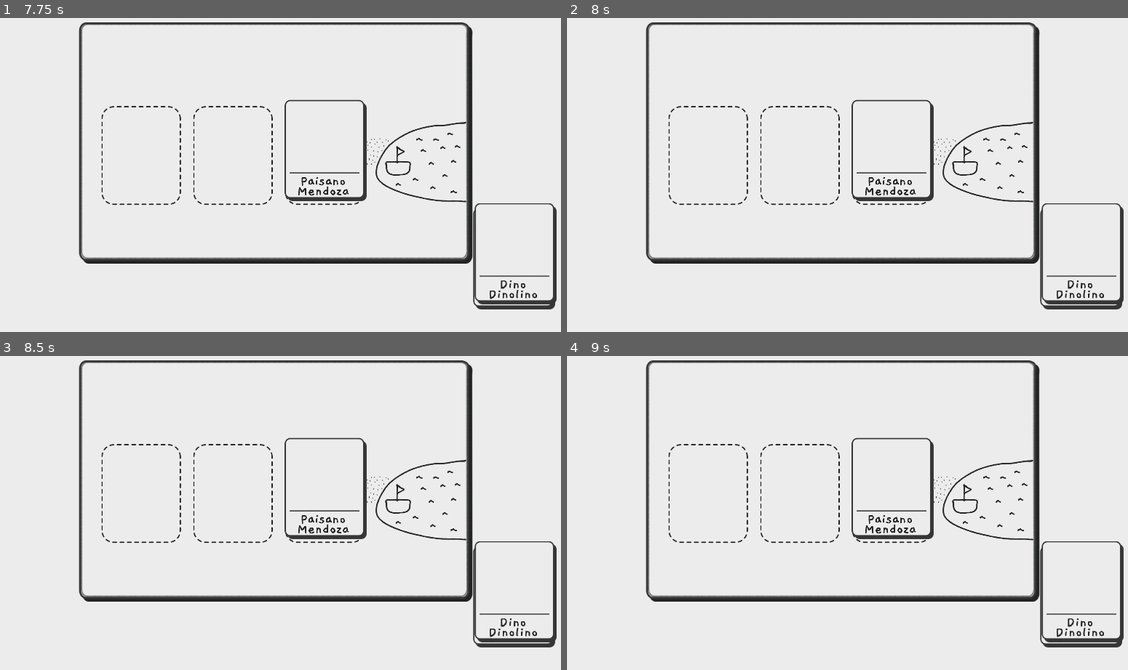
Above: before the commit, frames 1-4 (two rows, left to right).
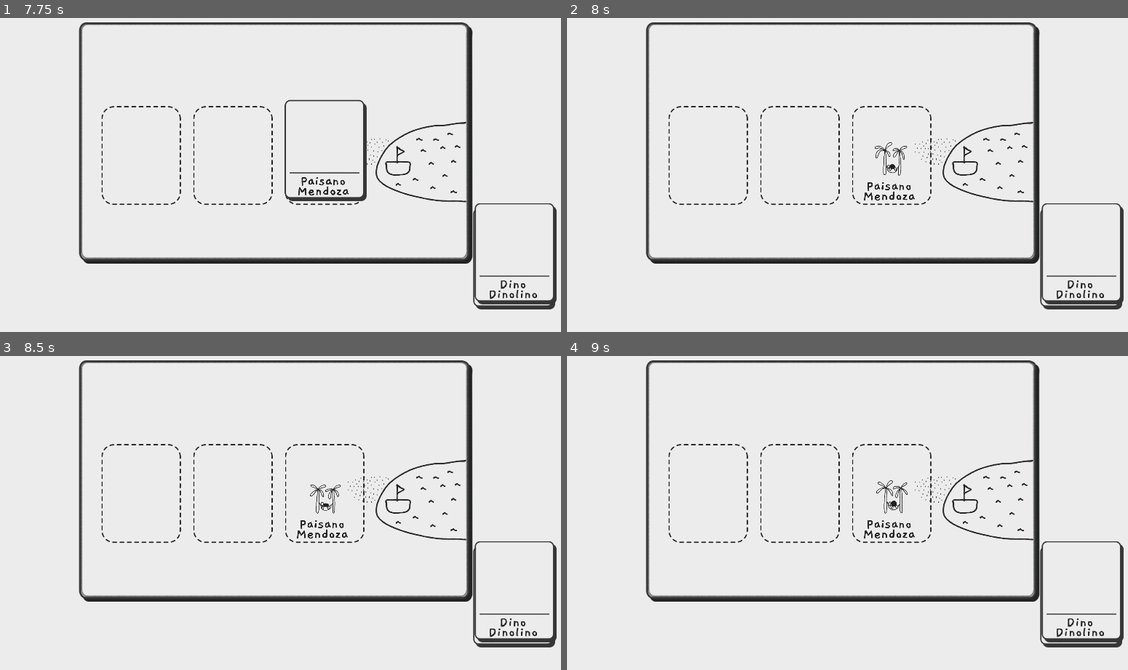
Above: after the commit, the same moments.

Repository: Perro-Viejo/los-cuentos-de-vampichoco
Game: Godot game, scene res://src/Levels/Level1.tscn
The game is run twice, just before and just after one commit, with the same random seed, the same clock (stepped at 60 frames per second) and the same inputs.
Inputs (mouse positions are in pixels of both pictures, inside the frame that each line leads up to):
- Up to frame 1 (7.75 s): tap Enter at 0.5, 2.75, 4.25 s; drag from (44, 266) to (140, 156) at 0.52 s; drag from (269, 275) to (140, 156) at 1.27 s; tap Space at 2, 3.5, 5 s; move the mouse to (510, 262) at 2.02 s; click (510, 262) at 2.17 s; drag from (246, 237) to (235, 156) at 2.77 s; move the mouse to (448, 218) at 3.52 s; click (448, 218) at 3.67 s; drag from (100, 121) to (516, 259) at 4.27 s; move the mouse to (302, 171) at 5.02 s; click (302, 171) at 5.17 s; drag from (190, 90) to (516, 253) at 5.77 s; move the mouse to (403, 156) at 6.52 s; click (403, 156) at 6.67 s; drag from (157, 187) to (325, 156) at 7.27 s
- Up to frame 2 (8 s): no input
- Up to frame 3 (8.5 s): move the mouse to (336, 437) at 8.02 s; click (336, 437) at 8.17 s
- Up to frame 4 (9 s): drag from (813, 575) to (1083, 597) at 8.77 s

Frame 1 is identical in both runs. In frame 2, 1.0% of the frame differs, in the area x 50-66%, y 25-59%; in frame 3, 1.0%; in frame 4, 1.0%.

Commit message:
Arreglando como se agarran las tarjetas en los slots y así. TKM

Diff:
--- a/src/GUI/Card.gd
+++ b/src/GUI/Card.gd
@@ -11,8 +11,6 @@
 var prev_index=0
 func _ready():
 	$Area2D.connect('input_event', self, '_on_input_event')
-	$Area2D.connect('area_entered', self, '_on_area_entered')
-	$Area2D.connect('area_exited', self, '_on_area_exited')
 
 	$Area2D/Sprite.texture = card_texture
 	$Area2D/Label.set_text(title_text)
@@ -26,34 +24,39 @@
 	if not $Area2D/Card.visible:
 		$Area2D/Card.show()
 
+	if current_slot:
+		current_slot.remove_card(self)
+
 func drop_card():
 	drag_mouse = false;
 	get_parent().remove_card()
-	if over_slot:
+
+	var overlapping_area = null
+
+	for oa in $Area2D.get_overlapping_areas():
+		if "Slot" in oa.name:
+			if !oa.current_card || oa.current_card == self:
+				overlapping_area = oa
+				break
+
+	if overlapping_area:
 		if not inserted:
-			current_slot.insert_card()
+			inserted=true
+
+		if current_slot != overlapping_area:
+			current_slot = overlapping_area
+			current_slot.insert_card(self)
 			$Area2D/Card.hide()
-			inserted = true
 		else:
-			set_position(current_slot.get_position())
+			current_slot = overlapping_area
+			current_slot.insert_card(self)
 			$Area2D/Card.hide()
+	else:
+		inserted = false
 
 func _on_input_event(viewport, event, shape_idx):
 	if event is InputEventMouseButton:
 		if event.is_pressed():
 			get_parent().add_card(self)
-		else:
+		elif drag_mouse:
 			drop_card()
-
-func _on_area_entered(other):
-	if "type" in other:
-		if other.type == 'Slot':
-			current_slot = other
-			over_slot = true
-
-func _on_area_exited(other):
-	if "type" in other:
-		if other.type == 'Slot':
-			over_slot = false
-		if inserted:
-			inserted = false
--- a/src/GUI/Control.gd
+++ b/src/GUI/Control.gd
@@ -20,8 +20,10 @@
 		dragged_card.drag_card()
 		set_indexes_accordingly(dragged_card)
 	else:
+		print("here2")
 		if card_to_add.prev_index > dragged_card.prev_index:
-			dragged_card.drop_card()
+			dragged_card.drag_mouse=false
+			remove_card()
 			dragged_card = card_to_add
 			dragged_card.drag_card()
 			set_indexes_accordingly(dragged_card)
--- a/src/GUI/Slot.gd
+++ b/src/GUI/Slot.gd
@@ -3,31 +3,23 @@
 export (Texture) var slot_texture = null
 
 var type = "Slot"
-var empty = true
-var current_card
-
+var current_card=null
 
 func _ready():
 	connect('area_entered', self, '_on_area_entered')
-	connect('area_exited', self, '_on_area_exited')
-
 	$Slot.texture = slot_texture
 
-func _on_area_entered(other):
-	if empty:
-		current_card = other.get_parent()
+func _on_area_exited(card):
+	remove_card(card)
 
-func _on_area_exited(other):
-	if not empty:
-		if other.get_parent() == current_card:
-			empty = true
-#			$Slot.show()
-			EventsManager.emit_signal("card_removed", get_name(), current_card.get_name())
+func remove_card(card):
+	if current_card and current_card == card:
+		EventsManager.emit_signal("card_removed", get_name(), current_card.get_name())
+		current_card=null
 
-func insert_card():
-	EventsManager.emit_signal("card_inserted", get_name(), current_card.get_name())
-	if empty:
-#		$Slot.hide()
+func insert_card(card):
+	if !current_card || card == current_card:
+		current_card=card
 		current_card.set_position(get_position())
 		current_card.set_z_index(0)
-		empty = false
+		EventsManager.emit_signal("card_inserted", get_name(), current_card.get_name())
